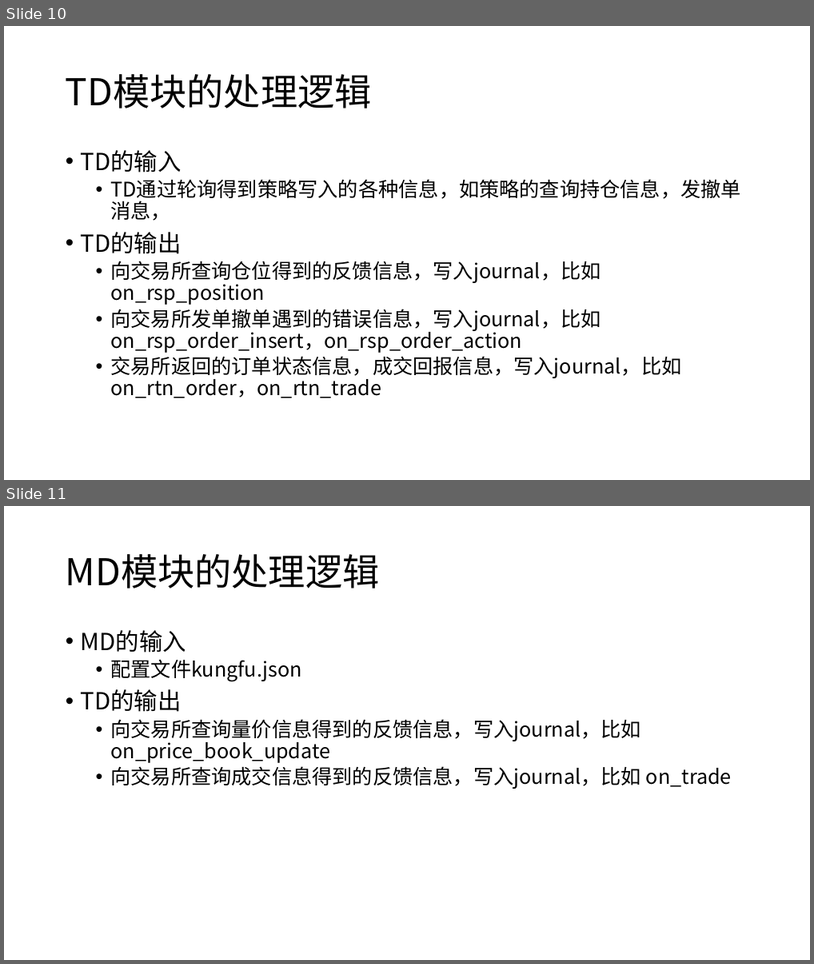
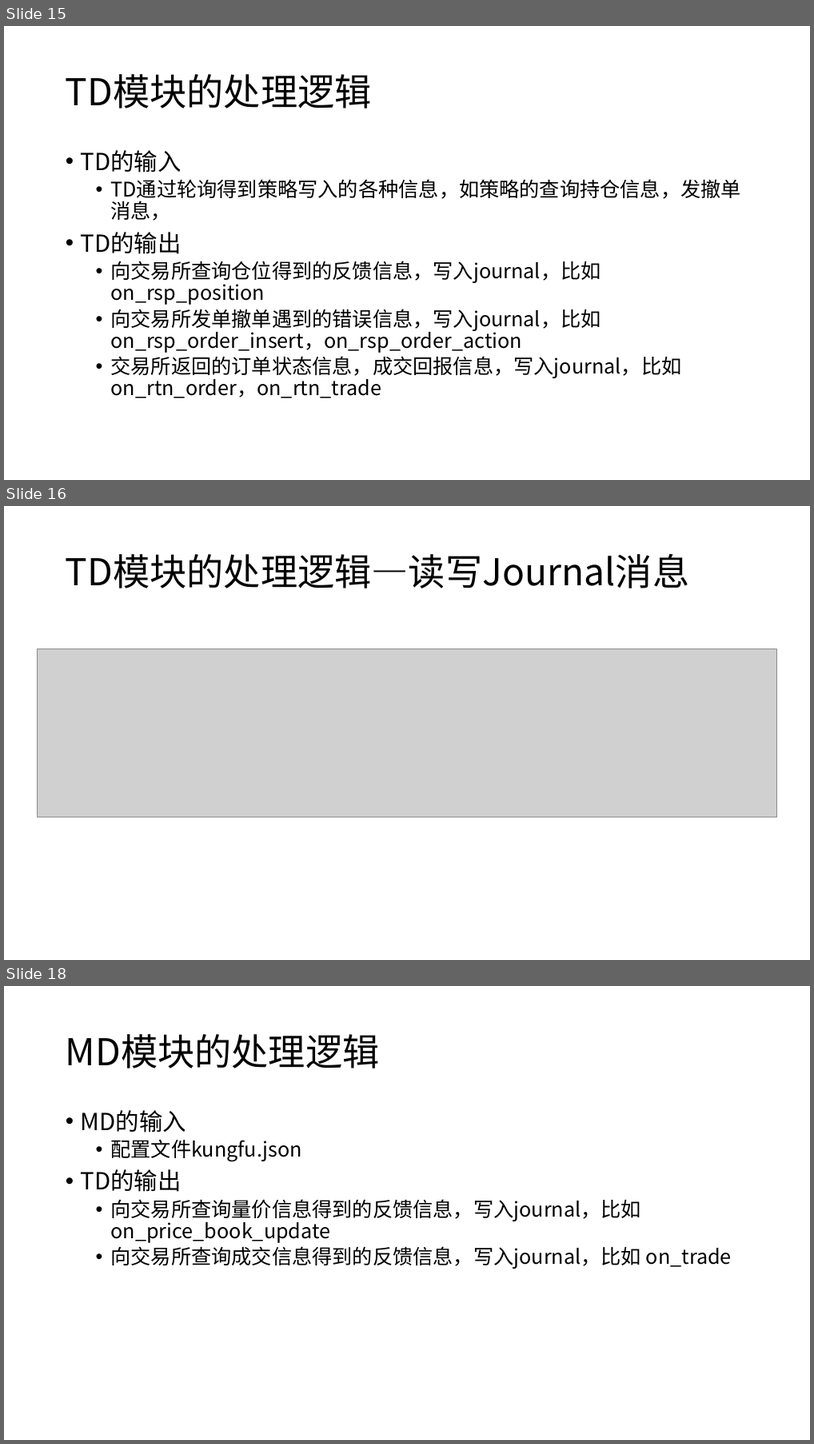
Before and after one commit to qingtiandalaoye/useful_doc, a slide deck: 虚拟货币跨交易所高频交易系统.pptx. Shown one above the other, each under a label of ours: slides 10 and 11 before the commit, slides 15, 16 and 18 after it; the slides between them are not shown. The pictures are 814x964 and 814x1444 pixels, drawn with LibreOffice and Linux fonts; fonts in the diff are those of the drawing; grey boxes stand for pictures. Boxes give left, top, right and bottom in pixels: in the first picture for what was removed or moved away, otherwise in the second. Text is boxed around its words. In the diff, an @@ line names an element or a change of style, - is before the commit and + after.

```diff
--- a/虚拟货币跨交易所高频交易系统.pptx
+++ b/虚拟货币跨交易所高频交易系统.pptx
@@ slide 16 added at [4,506,810,960], background #FFFFFF @@
@@ title added at [66,554,690,588], 44 pt, text #000000 @@
+TD模块的处理逻辑—读写Journal消息
@@ picture added at [38,648,778,816] @@
@@ what was slide 10 is now slide 15 @@
@@ what was slide 11 is now slide 18 @@
```
Also in this commit, not shown: 1 slide changed, 10 other slides added.
